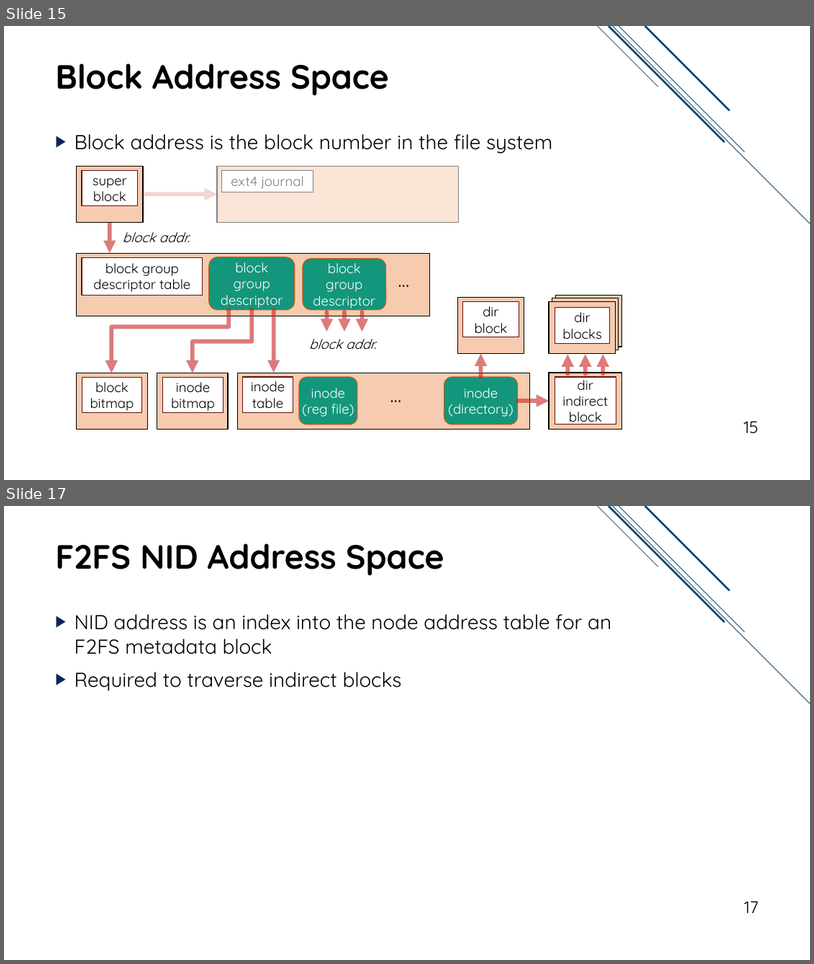
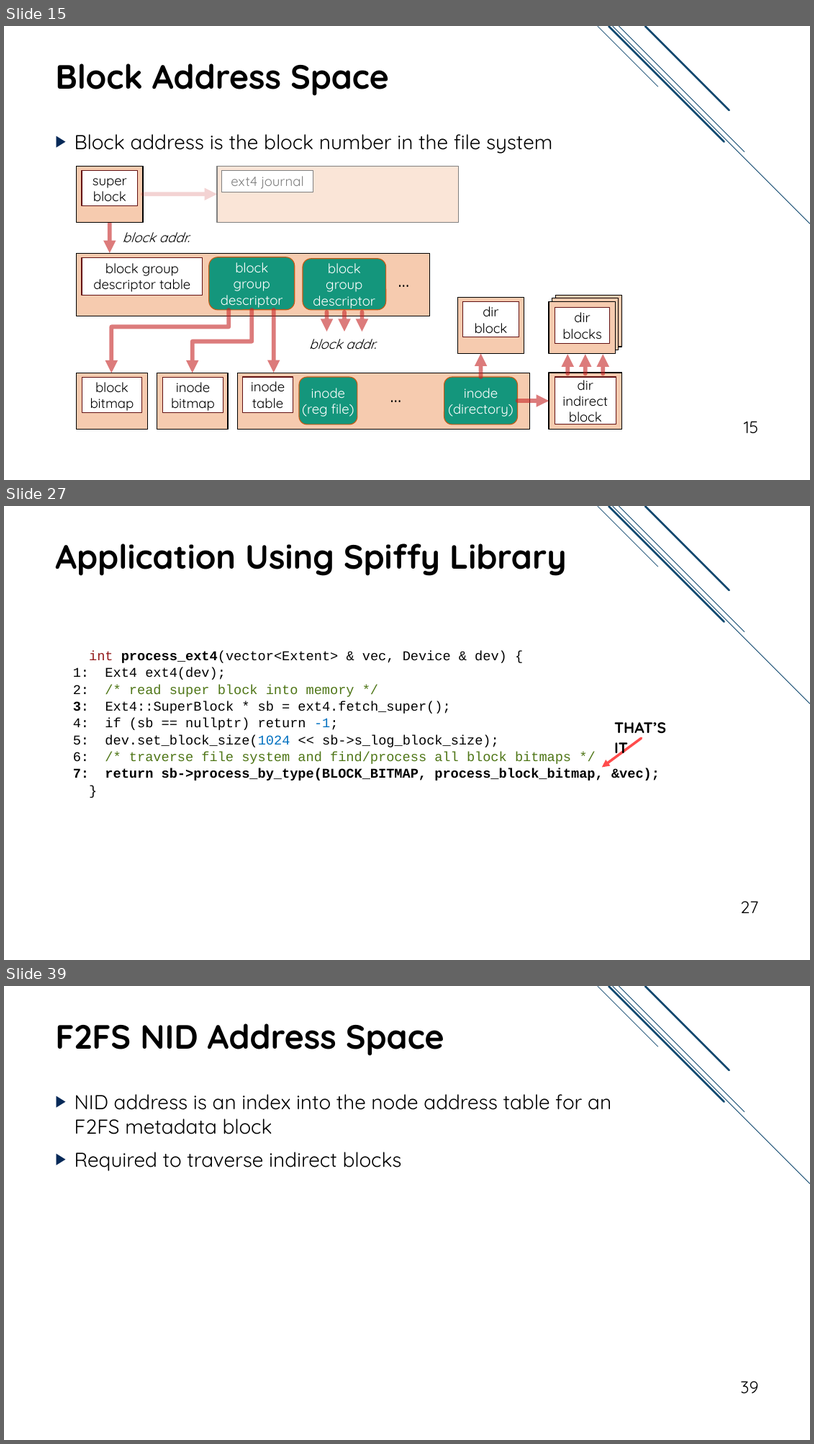
Before and after one commit to jacksun007/spiffy-paper, a slide deck: talk/spiffy_talk.pptx. Shown one above the other, each under a label of ours: slides 15 and 17 before the commit, slides 15, 27 and 39 after it; the slides between them are not shown. The pictures are 814x964 and 814x1444 pixels, drawn with LibreOffice and Linux fonts; fonts in the diff are those of the drawing. Boxes give left, top, right and bottom in pixels: in the first picture for what was removed or moved away, otherwise in the second. Text is boxed around its words. In the diff, an @@ line names an element or a change of style, - is before the commit and + after.

```diff
--- a/talk/spiffy_talk.pptx
+++ b/talk/spiffy_talk.pptx
@@ slide 27 added at <box>4,506,810,960</box>, background #FFFFFF; not listed: 5 template elements that a slide beside it also shows @@
@@ title added at <box>55,543,567,576</box>, 40 pt, text #000000, bold @@
+Application Using Spiffy Library
@@ text added at <box>73,651,660,780</box>, 16 pt, text #000000 @@
+int process_ext4(vector<Extent> & vec, Device & dev) {
+1: Ext4 ext4(dev);
+2: /* read super block into memory */
+3: Ext4::SuperBlock * sb = ext4.fetch_super();
+4: if (sb == nullptr) return -1;
+5: dev.set_block_size(1024 << sb->s_log_block_size);
+6: /* traverse file system and find/process all block bitmaps */
+7: return sb->process_by_type(BLOCK_BITMAP, process_block_bitmap, &vec);
+}
@@ arrow added from (642, 739) to (602, 767), #FF0000 3 pt @@
@@ text added at <box>615,722,666,757</box>, 18 pt, text #000000, bold @@
+THAT’S IT
@@ page number added at <box>741,901,759,913</box>, 20 pt, text #000000 @@
+27
@@ what was slide 17 is now slide 39 @@
@@ page number at <box>741,1381,759,1394</box>: text changed @@
-17
+39
```
Also in this commit, not shown: 25 slides changed, 2 other slides added, 2 slides removed.
